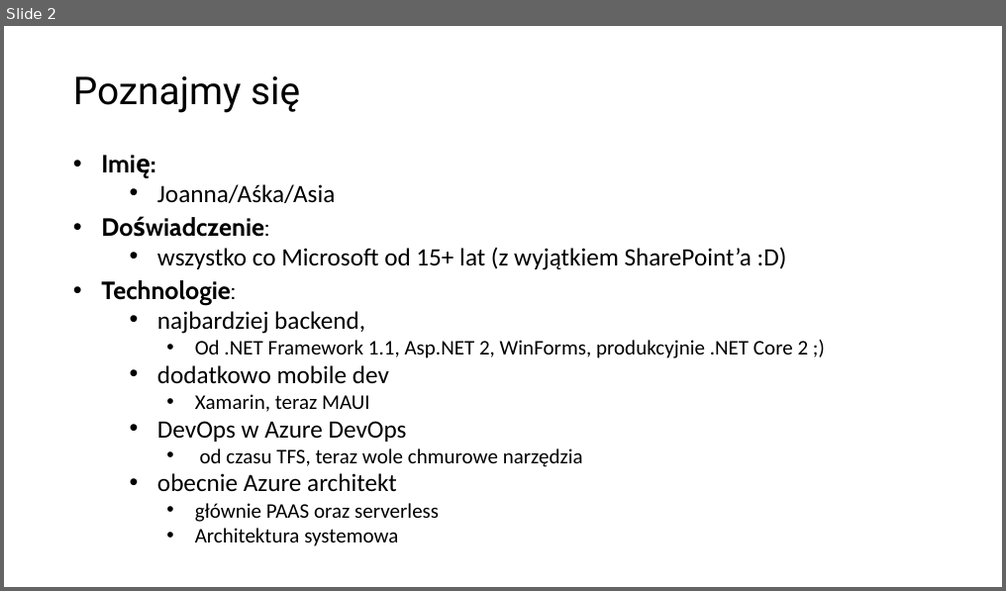
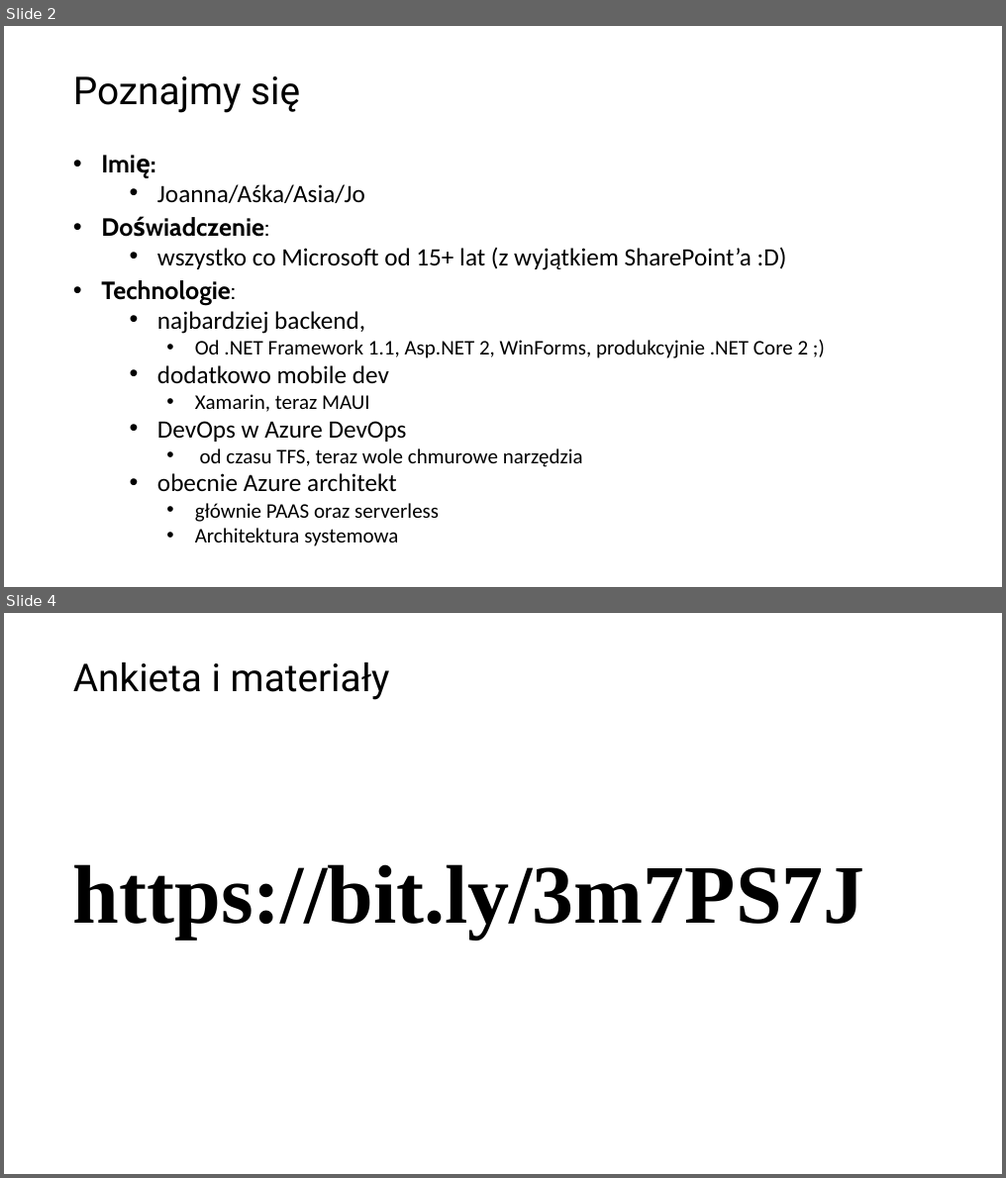
Before and after one commit to jlamch/.net-core, a slide deck: 0. About me.pptx. Shown one above the other, each under a label of ours: slide 2 before the commit, slides 2 and 4 after it; the slides between them are not shown. The pictures are 1006x591 and 1006x1178 pixels, drawn with LibreOffice and Linux fonts; fonts in the diff are those of the drawing. Boxes give left, top, right and bottom in pixels: in the first picture for what was removed or moved away, otherwise in the second. Text is boxed around its words. In the diff, an @@ line names an element or a change of style, - is before the commit and + after.

```diff
--- a/0. About me.pptx
+++ b/0. About me.pptx
@@ slide 4 added at [4, 613, 1002, 1174], background #FFFFFF @@
@@ text added at [73, 663, 390, 700], 37 pt, text #000000 @@
+Ankieta i materiały
@@ text added at [73, 864, 865, 938], 80 pt, text #000000, bold @@
+https://bit.ly/3m7PS7J
@@ slide 2 changed as well @@
@@ text at [157, 184, 365, 203]: text changed @@
-  • Joanna/Aśka/Asia
+  • Joanna/Aśka/Asia/Jo
```
Also in this commit, not shown: 1 other slide changed, 1 other slide added, 7 other files.
